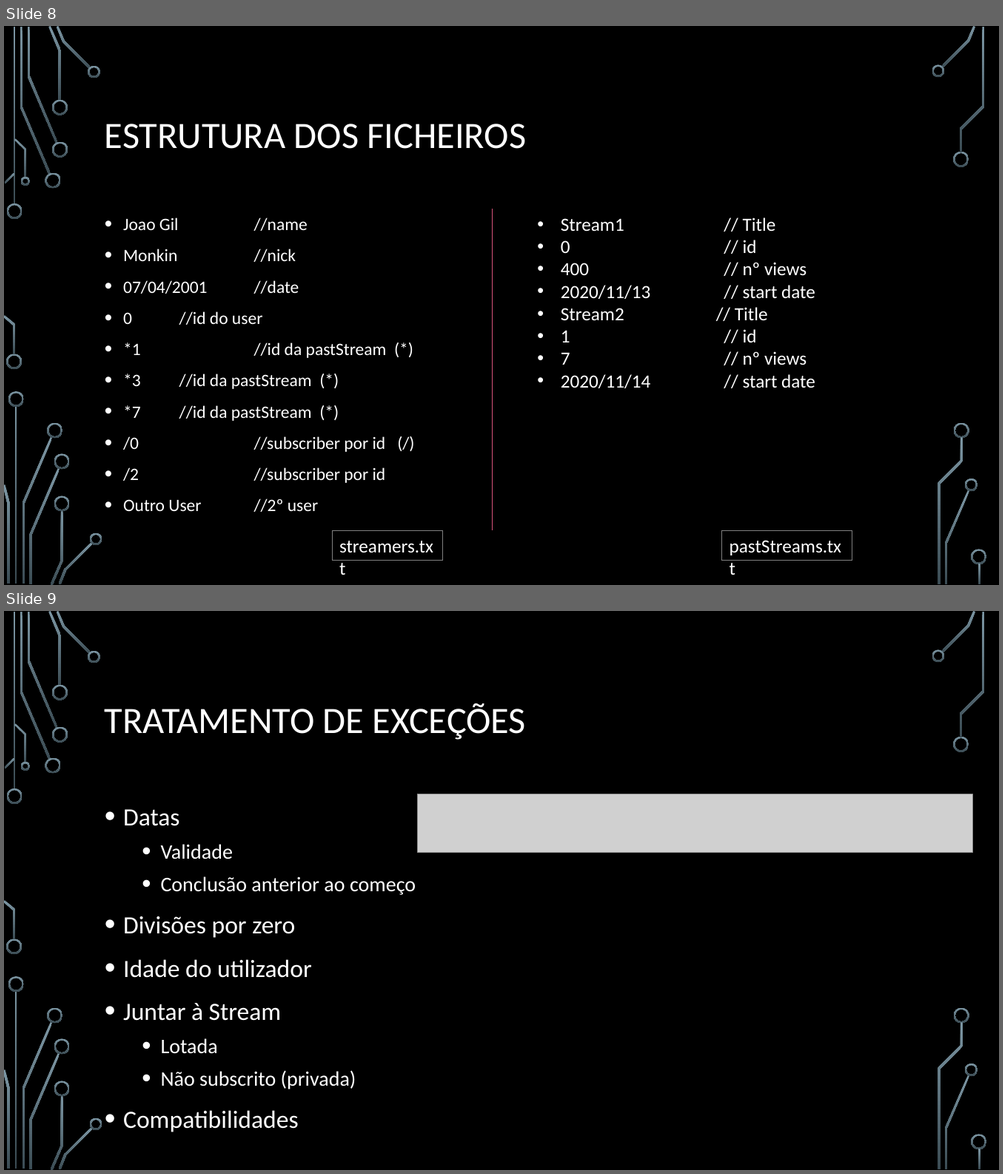
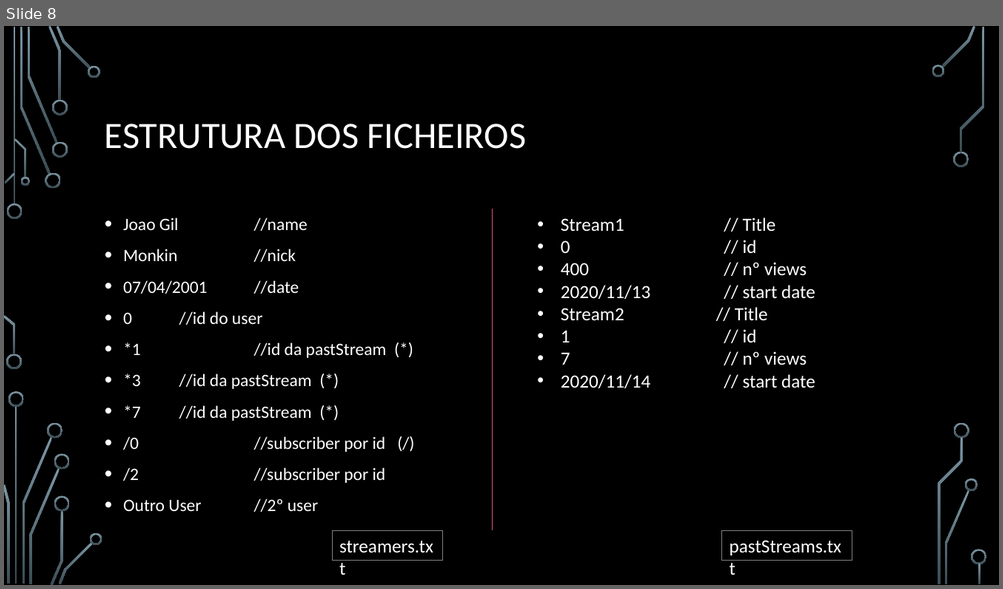
Before and after one commit to BrunoRosendo/StreamZ-AEDA-proj-, a slide deck: StreamZ.pptx. Shown one above the other, each under a label of ours: slides 8 and 9 before the commit, slide 8 after it. The pictures are 1003x1174 and 1003x589 pixels, drawn with LibreOffice and Linux fonts; fonts in the diff are those of the drawing; grey boxes stand for pictures; background and template pictures are left out. Boxes give left, top, right and bottom in pixels: in the first picture for what was removed or moved away, otherwise in the second. Text is boxed around its words. In the diff, an @@ line names an element or a change of style, - is before the commit and + after.

```diff
--- a/StreamZ.pptx
+++ b/StreamZ.pptx
@@ slide 9 removed at bbox=[4, 611, 999, 1170], background picture (left out); not listed: 36 template elements that a slide beside it also shows @@
@@ title removed at bbox=[105, 703, 526, 740] @@
-TRATAMENTO DE EXCEÇÕES
@@ text removed at bbox=[123, 809, 415, 1133] @@
-• Datas
-  • Validade
-  • Conclusão anterior ao começo
-• Divisões por zero
-• Idade do utilizador
-• Juntar à Stream
-  • Lotada
-  • Não subscrito (privada)
-• Compatibilidades
@@ picture removed at bbox=[418, 795, 973, 853] @@
```
Also in this commit, not shown: 13 slides changed, 3 slides added, 6 other slides removed.
